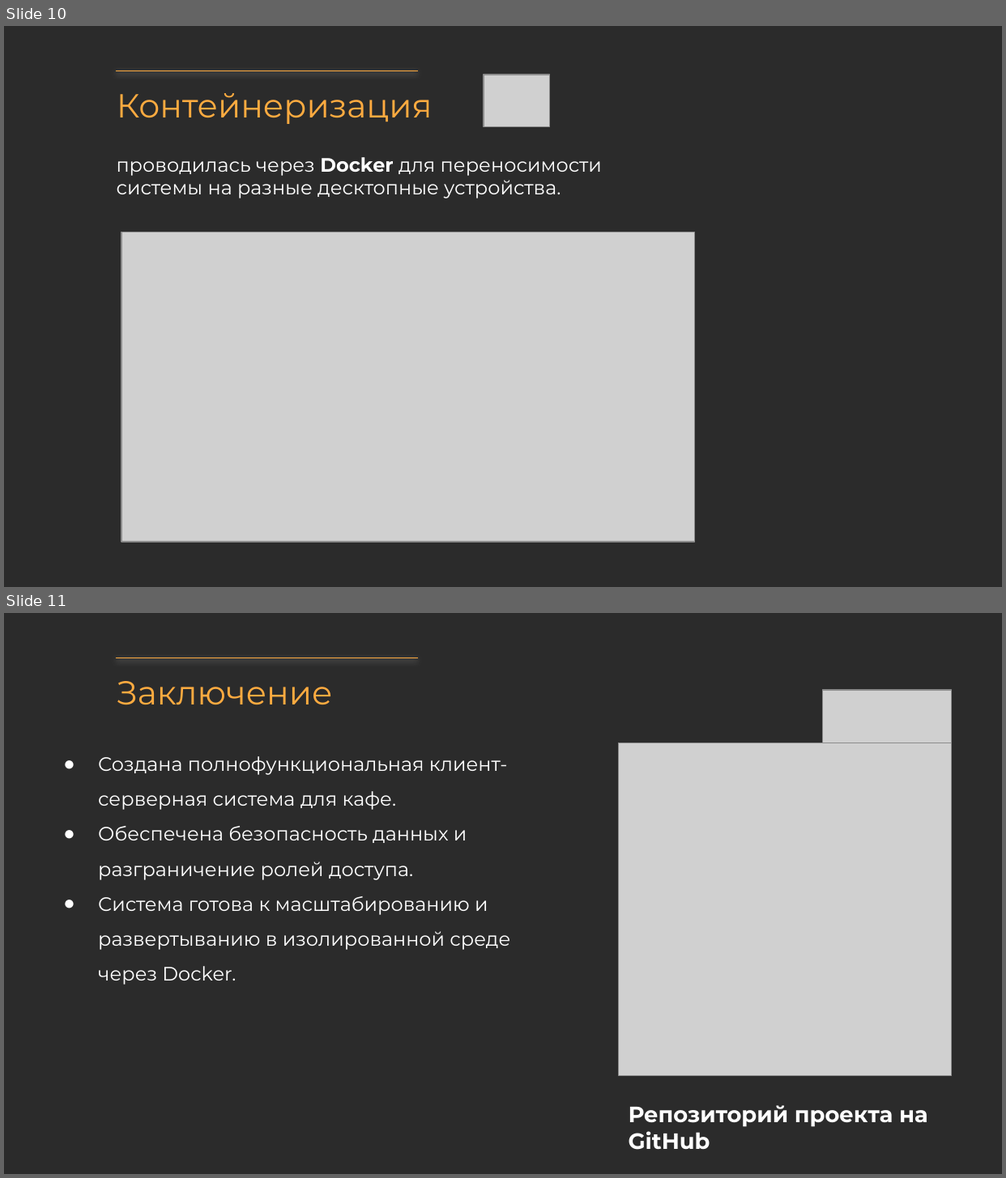
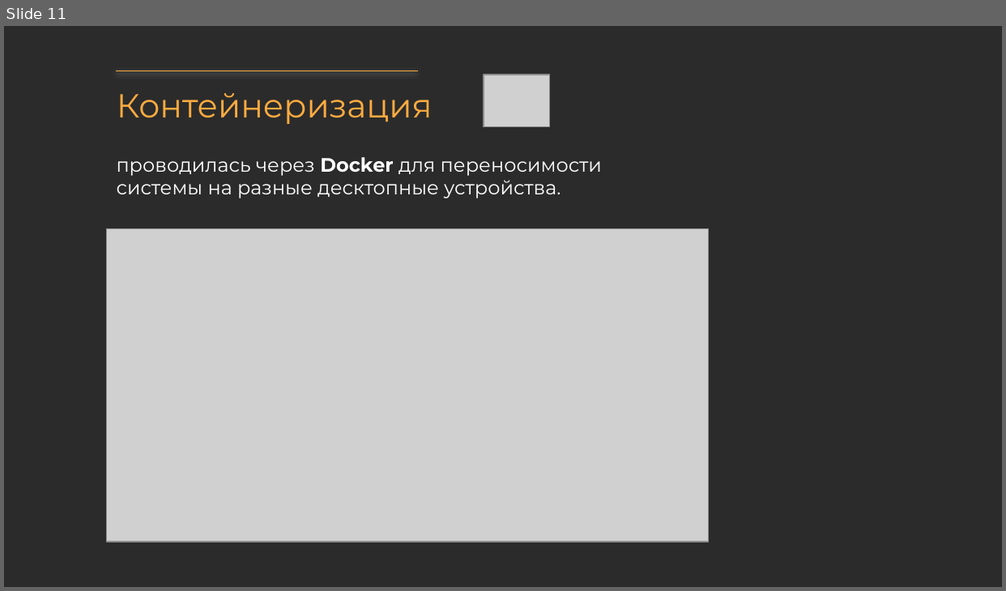
Before and after one commit to Bikmacs/CafeSystem, a slide deck: Docs/Презентация системы кафе.pptx. Shown one above the other, each under a label of ours: slides 10 and 11 before the commit, slide 11 after it. The pictures are 1006x1178 and 1006x591 pixels, drawn with LibreOffice and Linux fonts; fonts in the diff are those of the drawing; grey boxes stand for pictures; background and template pictures are left out; a plain dark background stands for a picture behind light text. Boxes give left, top, right and bottom in pixels: in the first picture for what was removed or moved away, otherwise in the second. Text is boxed around its words. In the diff, an @@ line names an element or a change of style, - is before the commit and + after.

```diff
--- a/Docs/Презентация системы кафе.pptx
+++ b/Docs/Презентация системы кафе.pptx
@@ slide 11 removed at [4, 613, 1002, 1174], background picture (left out) @@
@@ line removed from (116, 658) to (417, 658) @@
@@ title removed at [117, 681, 333, 705] @@
-Заключение
@@ picture removed at [822, 690, 951, 743] @@
@@ text removed at [98, 756, 510, 985] @@
-● Создана полнофункциональная клиент-серверная система для кафе.
-● Обеспечена безопасность данных и разграничение ролей доступа.
-● Система готова к масштабированию и развертыванию в изолированной среде через Docker.
@@ picture removed at [619, 743, 952, 1076] @@
@@ text removed at [629, 1105, 927, 1150] @@
-Репозиторий проекта на GitHub
@@ what was slide 10 is now slide 11 @@
@@ slide 11 changed as well @@
@@ picture: place and size @@
-picture at [121, 233, 695, 543]
+picture at [107, 229, 709, 543]
```
Also in this commit, not shown: 7 other slides changed, 3 slides added, 13 other files.
